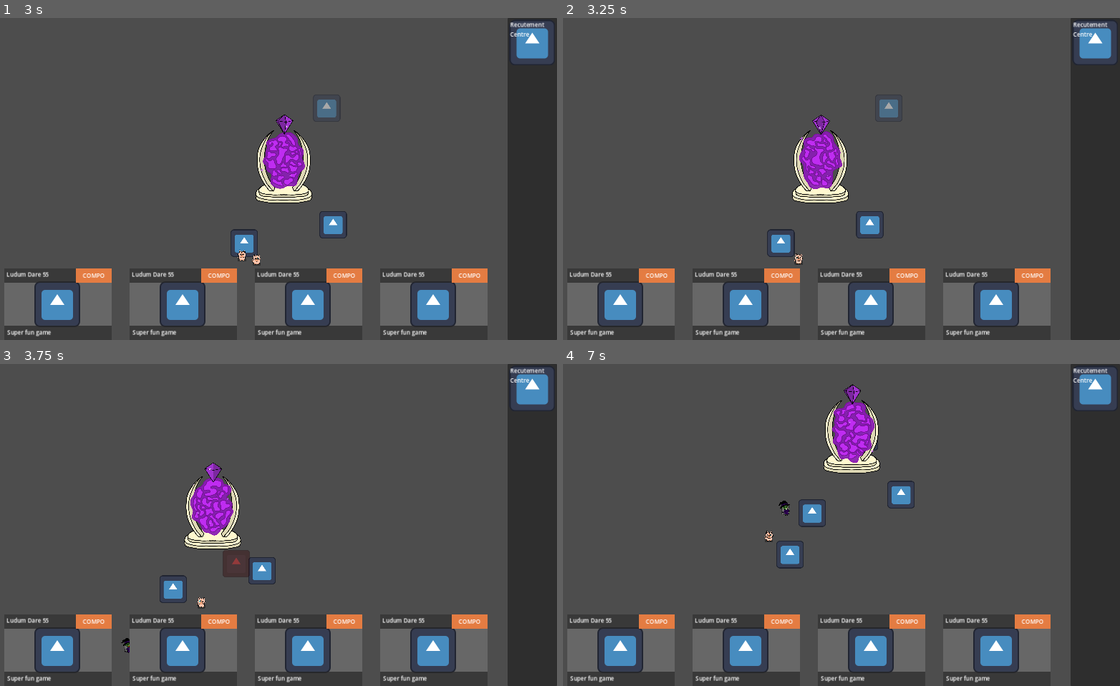
Above: before the commit, frames 1-4 (two rows, left to right).
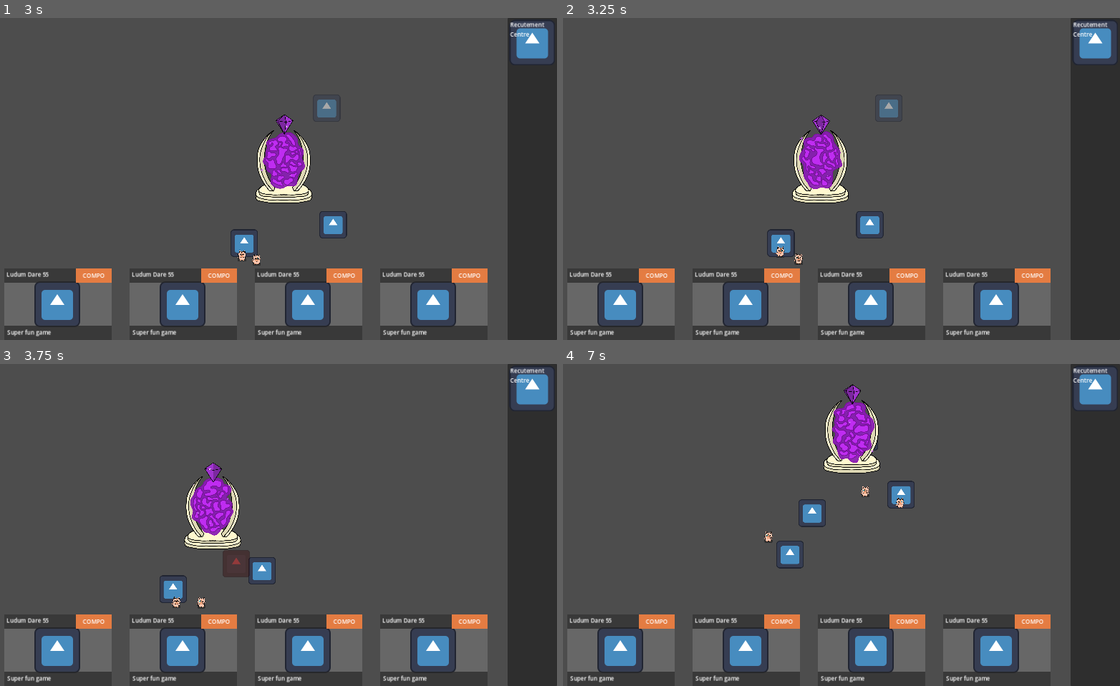
Above: after the commit, the same moments.

Repository: CiaranWoodward/LD55
Game: Godot game, scene res://Map/GameMap.tscn
The game is run twice, just before and just after one commit, with the same random seed, the same clock (stepped at 60 frames per second) and the same inputs. The engine's default icon, where the game draws it, is replaced by a stand-in: a white triangle on a blue panel in a dark square.
Inputs (mouse positions are in pixels of both pictures, inside the frame that each line leads up to):
- Up to frame 1 (3 s): move the mouse to (395, 162) at 0.52 s; hold Right (ui_right) 0.53-1.25 s; hold Mouse wheel down (zoom_in) 0.53-1.25 s; click (395, 162) at 0.67 s; drag from (155, 195) to (267, 265) at 1.27 s; click "Recutement Centre" at 2 s; move the mouse to (328, 108) at 2.77 s; hold Right (ui_right) from 2.78 s (still down); hold Mouse wheel down (zoom_in) from 2.78 s (still down)
- Up to frame 2 (3.25 s): keep holding Right (ui_right); keep holding Mouse wheel down (zoom_in)
- Up to frame 3 (3.75 s): release Right (ui_right) at 3.5 s; release Mouse wheel down (zoom_in) at 3.5 s; drag from (239, 589) to (222, 512) at 3.52 s
- Up to frame 4 (7 s): move the mouse to (1003, 573) at 4.27 s; hold Left (ui_left) 4.28-5 s; hold Mouse wheel down (zoom_in) 4.28-5 s; drag from (663, 476) to (886, 570) at 5.02 s; move the mouse to (863, 525) at 5.77 s; hold Down (ui_down) 5.78-6.5 s; hold Mouse wheel down (zoom_in) 5.78-6.5 s; click (863, 525) at 5.92 s; drag from (746, 444) to (763, 557) at 6.52 s

Frame 1 is identical in both runs. In frame 2, less than 0.1% of the frame differs, in the area x 38-40%, y 70-75%; in frame 3, less than 0.1%; in frame 4, 0.2%, in the area x 36-62%, y 38-56%.
Error before the commit: Trying to return value of type "Nil" from a function whose return type is "int". (res://Characters/BaseCharacter.gd:45)

Commit message:
Repair portals and end games

Diff:
--- a/Buildings/Building.gd
+++ b/Buildings/Building.gd
@@ -19,8 +19,7 @@
 	_queue[type] = _queue[type] + delta;
 
 func handle_character(character: BaseCharacter):
-	var resource = Global.ResourceType.values().filter(func(type): return character.has_resource(type)).front()
-	if (resource == character.get_type()): character.queue_free()
+	pass
 
 func take_me(character: BaseCharacter):
 	pass
--- a/Buildings/EndGame.gd
+++ b/Buildings/EndGame.gd
@@ -10,6 +10,7 @@
 	_start_gp = $Graphic.global_position
 	Global.game_map.games_on_screen_changed.connect(_updated_onscreen)
 	_stick_to_screen()
+	change_queue_count(Global.ResourceType.WITCH, -5)
 
 func _updated_onscreen(onscreen: bool):
 	if onscreen:
@@ -45,14 +46,12 @@
 	_lerp_tween.tween_property(self, "_sticky_lerpval", 0.0, 0.2)
 	z_index = -2
 
-func do_you_want_me(character: BaseCharacter) -> bool:
-	return (character is Witch)
-
 func take_me(character: BaseCharacter, dropped=false) -> bool:
-	if !do_you_want_me(character):
-		return false
 	character.jump_to($JumpTo.global_position, func(): _spin_to_oblivion(character))
 	return true
+
+func handle_character(character: BaseCharacter):
+	_spin_to_oblivion(character)
 
 func _spin_to_oblivion(character: BaseCharacter):
 	var tween: Tween = character.ghostify_to_oblivion($Graphic/OblivionPoint)
--- a/Buildings/Portal.gd
+++ b/Buildings/Portal.gd
@@ -9,10 +9,10 @@
 func _process(delta):
 	pass
 
-#func do_you_want_me(character: BaseCharacter) -> bool:
-	#return false
-#
-#func take_me(character: BaseCharacter, dropped=false) -> bool:
-	#character.queue_free()
-	#$Graphic/WibbleBase/WibbleBaseAction.play("Produce")
-	#return true
+func take_me(character: BaseCharacter, dropped=false) -> bool:
+	var tween = character.ghostify_to_oblivion($Graphic/OblivionPoint)
+	tween.tween_callback(func():
+		character.queue_free()
+		)
+	$Graphic/WibbleBase/WibbleBaseAction.play("Produce")
+	return true
--- a/Buildings/Portal.tscn
+++ b/Buildings/Portal.tscn
@@ -715,6 +715,9 @@
 scale_amount_curve = SubResource("Curve_erdwe")
 color_ramp = SubResource("Gradient_g7iwl")
 
+[node name="OblivionPoint" type="Marker2D" parent="Graphic"]
+position = Vector2(4, -178)
+
 [node name="BuildPrevention" type="Area2D" parent="."]
 collision_layer = 3
 
--- a/Characters/BaseCharacter.gd
+++ b/Characters/BaseCharacter.gd
@@ -203,8 +203,8 @@
 	if randi_range(0, 1) == 0:
 		_oblivion_spin = -_oblivion_spin
 	var tween = create_tween()
-	tween.tween_property(self, "modulate", Color.TRANSPARENT, 1.0).set_trans(Tween.TRANS_SINE).set_ease(Tween.EASE_IN)
-	tween.parallel().tween_property(self, "_oblivion_progress", 1.0, 1.0).set_trans(Tween.TRANS_BACK).set_ease(Tween.EASE_OUT)
+	tween.tween_property(self, "modulate", Color.TRANSPARENT, 0.7).set_trans(Tween.TRANS_SINE).set_ease(Tween.EASE_IN)
+	tween.parallel().tween_property(self, "_oblivion_progress", 1.0, 0.7).set_trans(Tween.TRANS_BACK).set_ease(Tween.EASE_OUT)
 	return tween
 
 func _oblivion_process(delta: float):
--- a/Characters/Witch.gd
+++ b/Characters/Witch.gd
@@ -8,3 +8,6 @@
 # Called every frame. 'delta' is the elapsed time since the previous frame.
 func _physics_process(delta):
 	super._physics_process(delta)
+
+func get_type():
+	return Global.ResourceType.WITCH
--- a/Map/GameMap.tscn
+++ b/Map/GameMap.tscn
@@ -65,4 +65,4 @@
 script = ExtResource("6_5o6ap")
 
 [node name="GameFollowPoint" type="Marker2D" parent="."]
-position = Vector2(733, 1063)
+position = Vector2(735, 1112)
